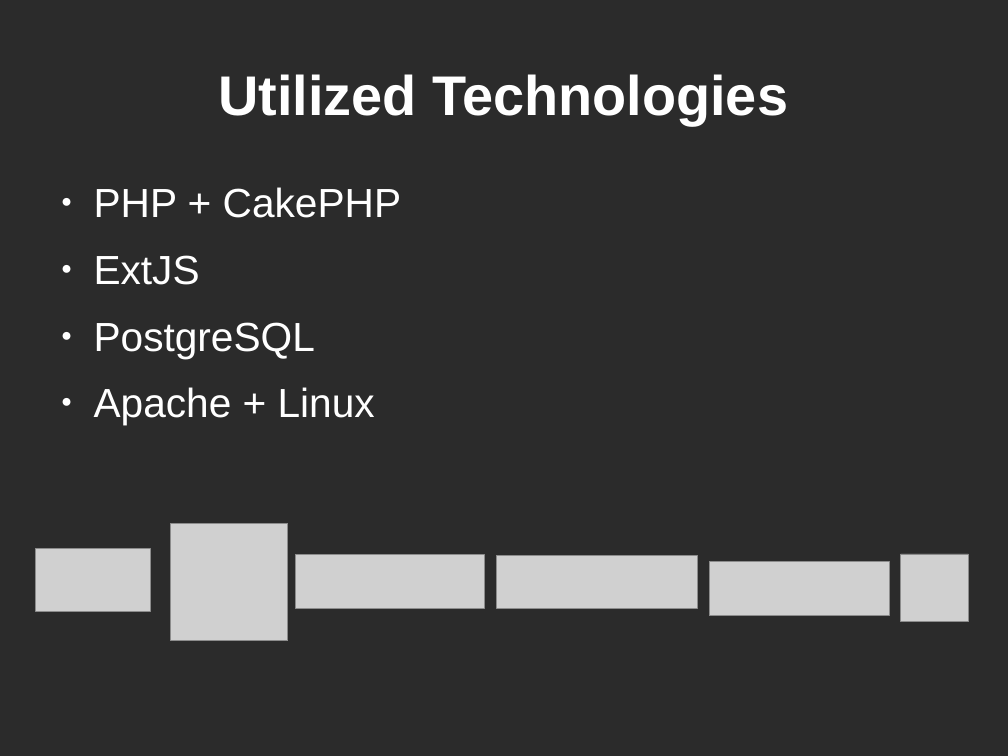
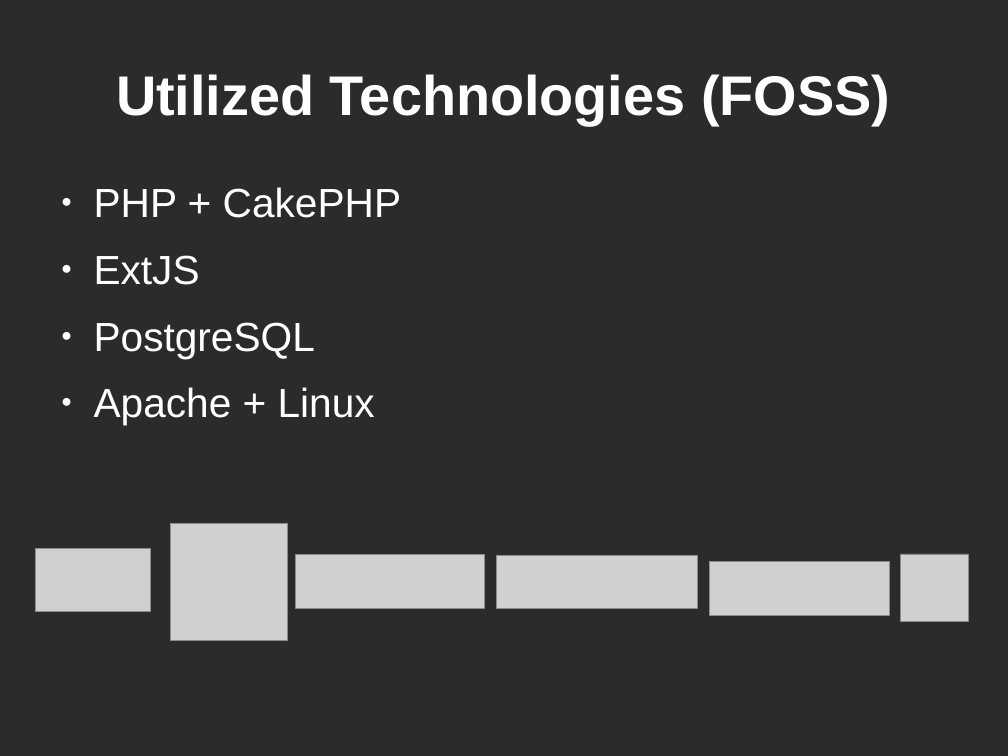
Before and after one commit to kind-technologies/FAMS, a slide deck: slide 8 of docs/presentation.odp (slide 7 before the commit). Drawn at 1008x756 pixels with LibreOffice and Linux fonts; fonts in the diff are those of the drawing; grey boxes stand for pictures; background and template pictures are left out; a plain dark background stands for a picture behind light text. Boxes give left, top, right and bottom in pixels: in the first picture for what was removed or moved away, otherwise in the second. Text is boxed around its words. In the diff, an @@ line names an element or a change of style, - is before the commit and + after.

Commit message:
updated

```diff
--- a/docs/presentation.odp
+++ b/docs/presentation.odp
@@ title at [116, 74, 890, 125]: text changed @@
-Utilized Technologies
+Utilized Technologies (FOSS)
```
Also in this commit, not shown: 2 slides added, 1 slide removed.
